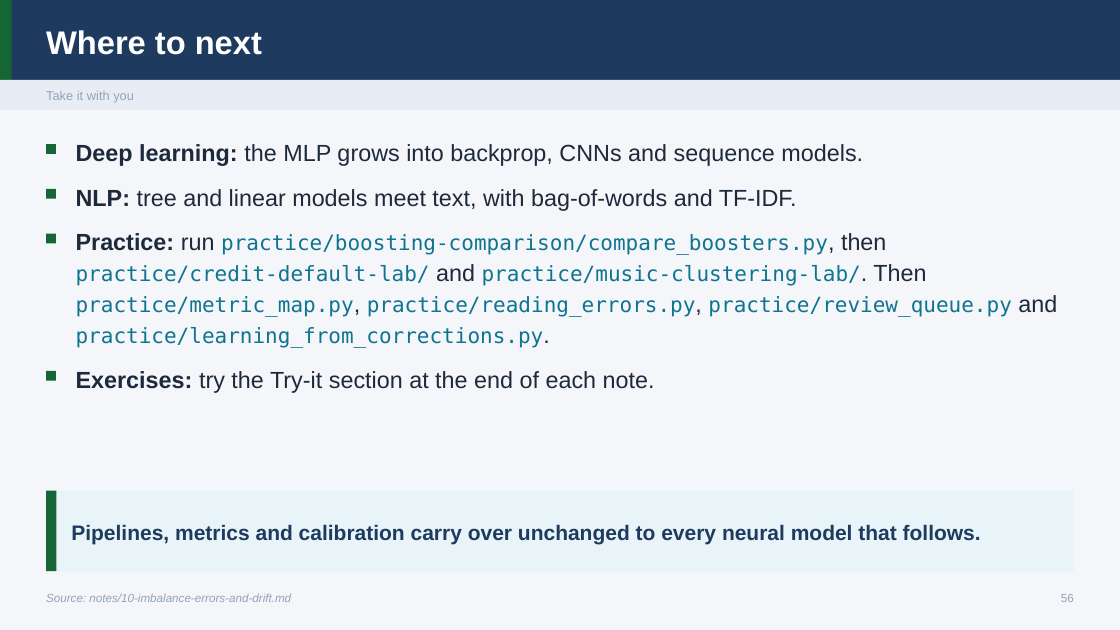
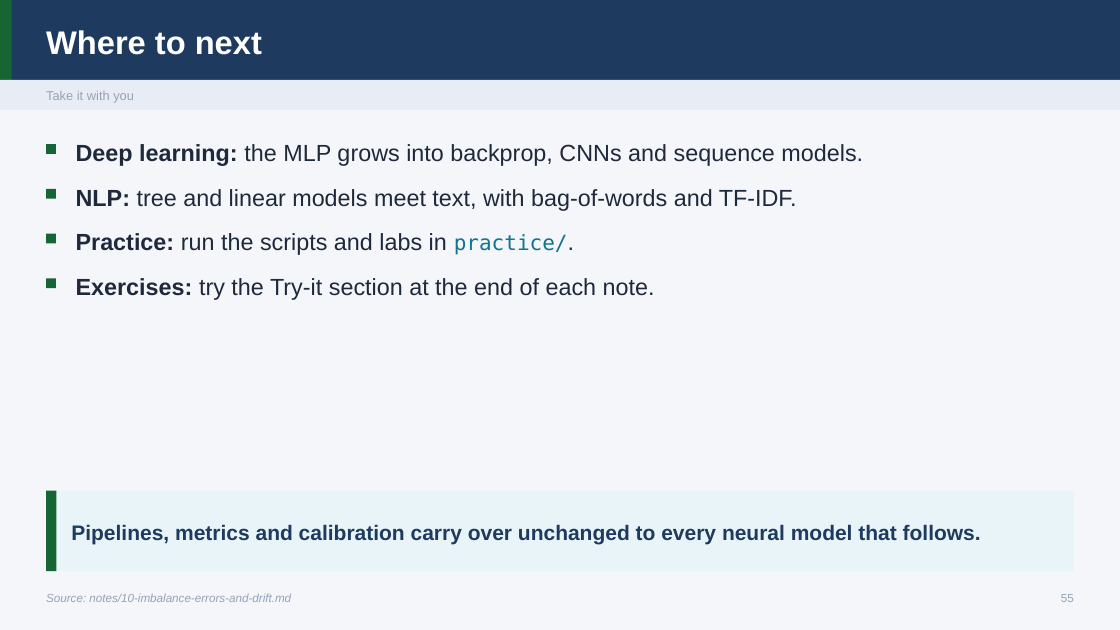
Before and after one commit to ramseywise/learn-ai-engineering, a slide deck: slide 55 of data-science/01-classical-ml/slides/classical-ml.pptx (slide 56 before the commit). Drawn at 1120x630 pixels with LibreOffice and Linux fonts; fonts in the diff are those of the drawing. Boxes give left, top, right and bottom in pixels: in the first picture for what was removed or moved away, otherwise in the second. Text is boxed around its words. In the diff, an @@ line names an element or a change of style, - is before the commit and + after.

```diff
--- a/data-science/01-classical-ml/slides/classical-ml.pptx
+++ b/data-science/01-classical-ml/slides/classical-ml.pptx
@@ text at box(76, 233, 568, 255): text changed; size 18 to 20 pt; font DejaVu Sans Mono to Arial; text colour #0F7490 to #1E293B @@
-Practice: run practice/boosting-comparison/compare_boosters.py, then practice/credit-default-lab/ and practice/music-clustering-lab/. Then practice/metric_map.py, practice/reading_errors.py, practice/review_queue.py and practice/learning_from_corrections.py.
+Practice: run the scripts and labs in practice/.
@@ rectangle: place and size @@
-rectangle at box(46, 371, 56, 381)
+rectangle at box(46, 279, 56, 289)
@@ text "Exercises: try the Try-it section ...": place and size @@
-text "Exercises: try the Try-it section ..." at box(76, 371, 655, 393)
+text "Exercises: try the Try-it section ..." at box(76, 278, 655, 300)
```
Also in this commit, not shown: 42 other slides changed, 1 slide added, 2 slides removed, 36 other files.
